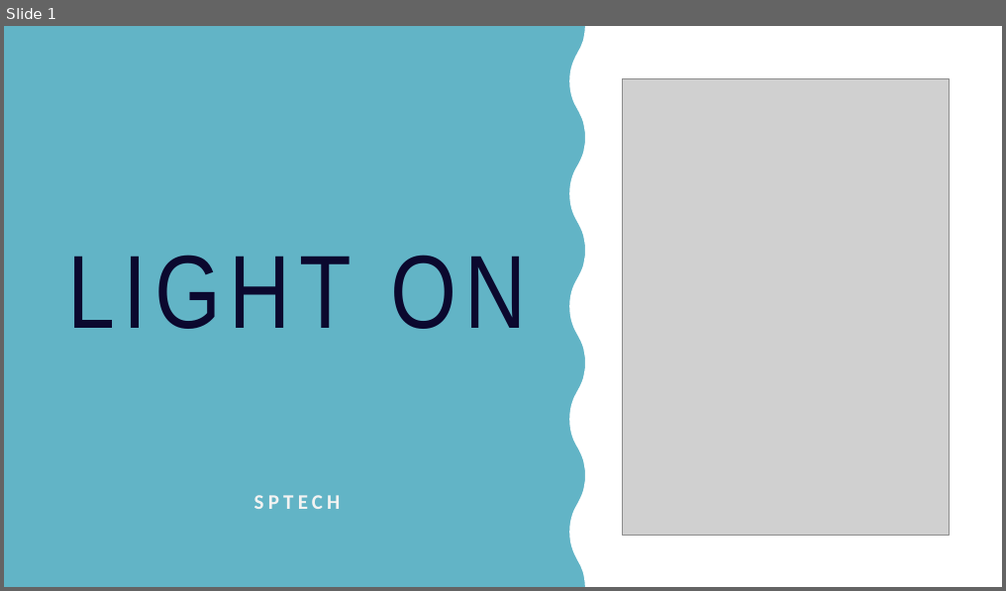
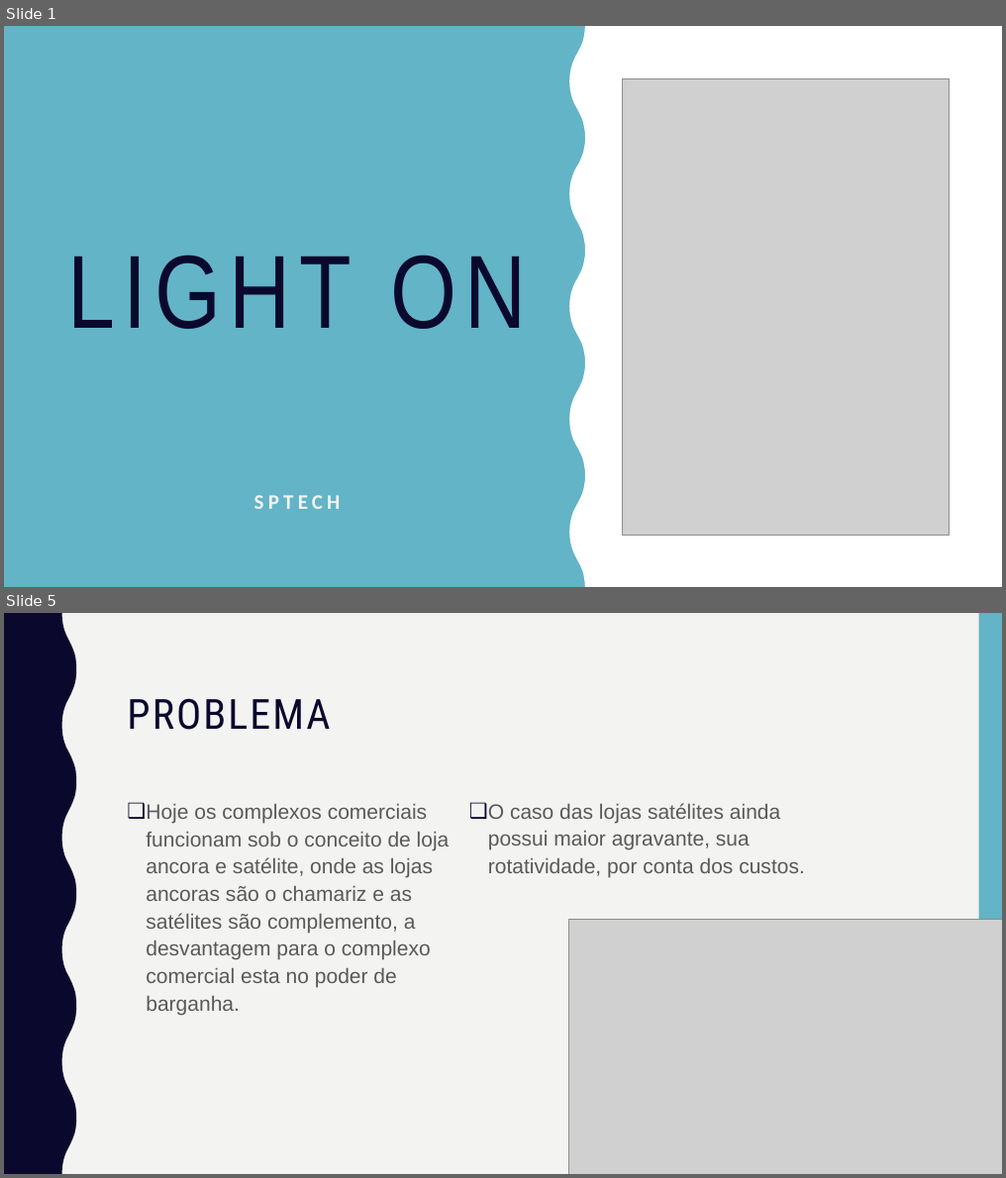
Before and after one commit to caiqueoak03/Projeto-PI, a slide deck: Documentação/Light ON.pptx. Shown one above the other, each under a label of ours: slide 1 before the commit, slides 1 and 5 after it; the slides between them are not shown. The pictures are 1006x591 and 1006x1178 pixels, drawn with LibreOffice and Linux fonts; fonts in the diff are those of the drawing; grey boxes stand for pictures. Boxes give left, top, right and bottom in pixels: in the first picture for what was removed or moved away, otherwise in the second. Text is boxed around its words. In the diff, an @@ line names an element or a change of style, - is before the commit and + after.

```diff
--- a/Documentação/Light ON.pptx
+++ b/Documentação/Light ON.pptx
@@ slide 5 added at (x1=4, y1=613, x2=1002, y2=1174), background #F3F3F2 @@
@@ freeform shape added at (x1=4, y1=613, x2=76, y2=1174), fill #0B082E @@
@@ rectangle added at (x1=979, y1=613, x2=1002, y2=1174), fill #62B4C6 @@
@@ title added at (x1=127, y1=698, x2=330, y2=730), 40 pt, text #0B082E @@
+PROBLEMA
@@ text added at (x1=146, y1=804, x2=450, y2=1015), 20 pt, text #595959 @@
+❑ Hoje os complexos comerciais funcionam sob o conceito de loja ancora e satélite, onde as lojas ancoras são o chamariz e as satélites são complemento, a desvantagem para o complexo comercial esta no poder de barganha.
@@ text added at (x1=488, y1=803, x2=805, y2=878), 20 pt, text #595959 @@
+❑ O caso das lojas satélites ainda possui maior agravante, sua rotatividade, por conta dos custos.
@@ picture added at (x1=569, y1=919, x2=1002, y2=1174) @@
```
Also in this commit, not shown: 11 other slides added, 8 slides removed, 1 other file.
